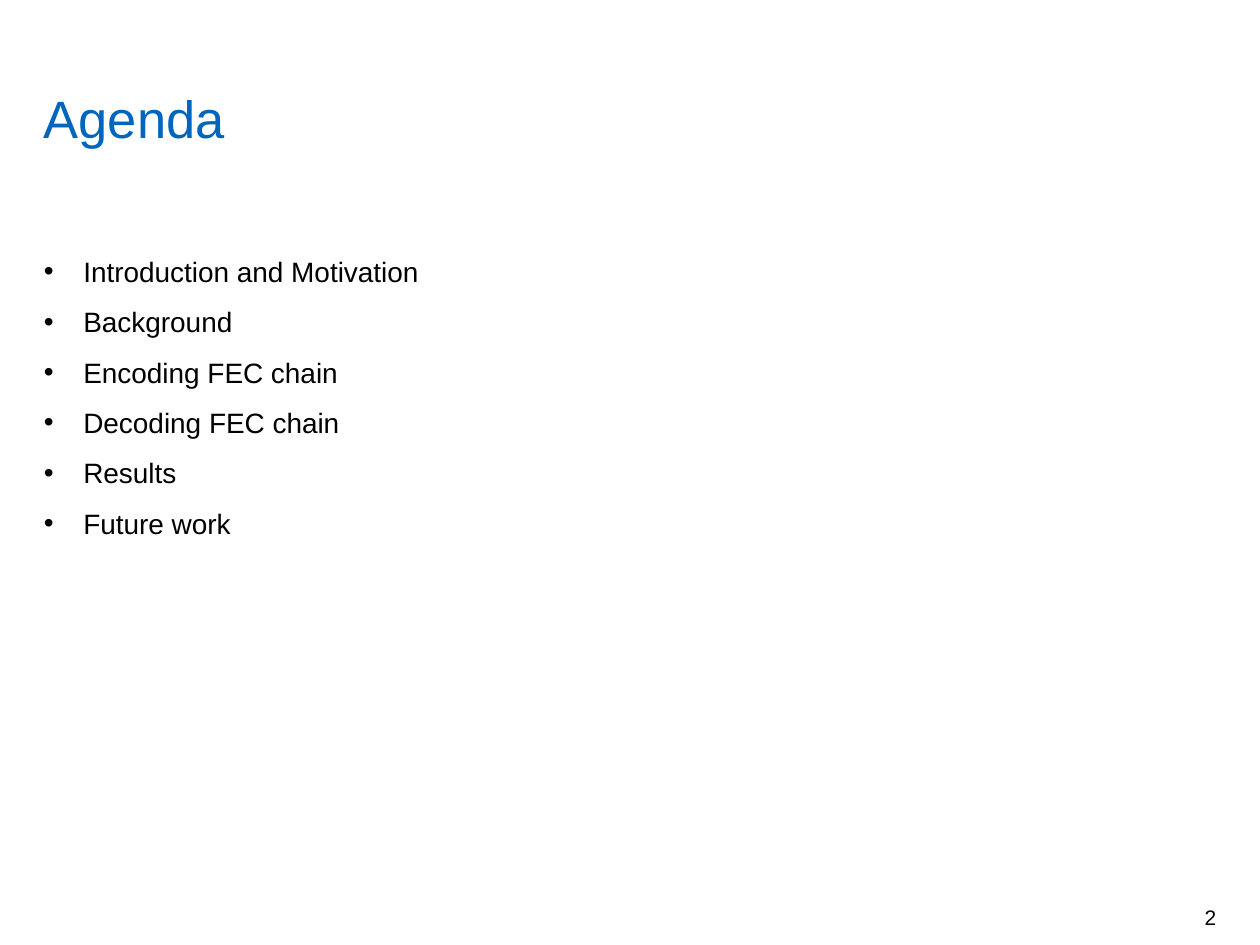
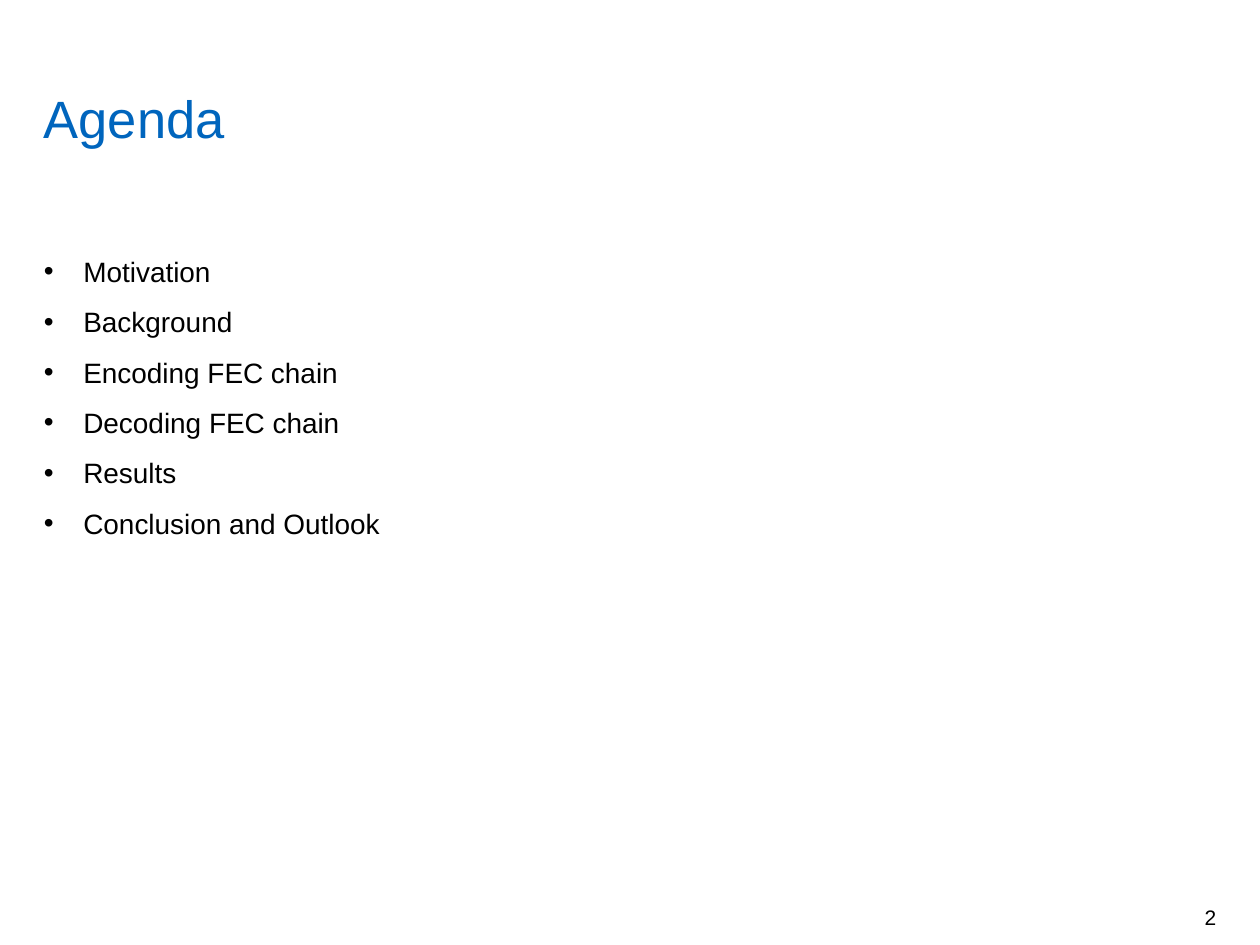
Before and after one commit to yadhu1961/thesis_5GPolorCodes, a slide deck: slide 2 of final_presentation/finalPpt.pptx. Drawn at 1260x945 pixels with LibreOffice and Linux fonts; fonts in the diff are those of the drawing; background and template pictures are left out. Boxes give left, top, right and bottom in pixels: in the first picture for what was removed or moved away, otherwise in the second. Text is boxed around its words. In the diff, an @@ line names an element or a change of style, - is before the commit and + after.

```diff
--- a/final_presentation/finalPpt.pptx
+++ b/final_presentation/finalPpt.pptx
@@ text at (83, 261, 210, 283): text changed @@
-• Introduction and Motivation
+• Motivation
@@ text at (83, 513, 379, 535): text changed @@
-• Future work
+• Conclusion and Outlook
```
Also in this commit, not shown: 17 other slides changed, 1 slide added, 3 other files.
